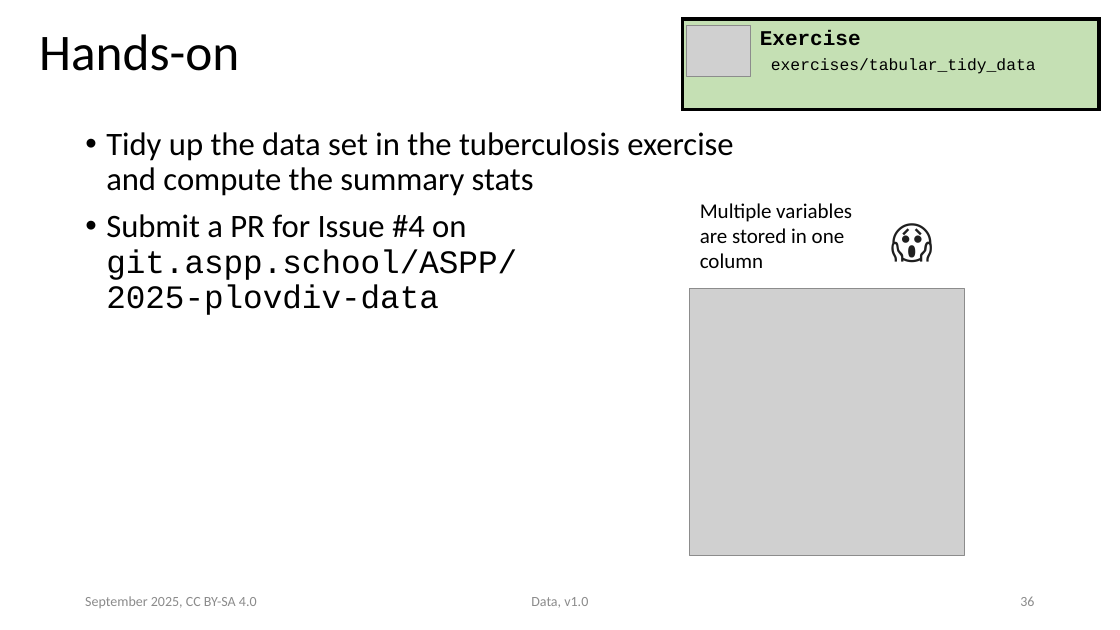
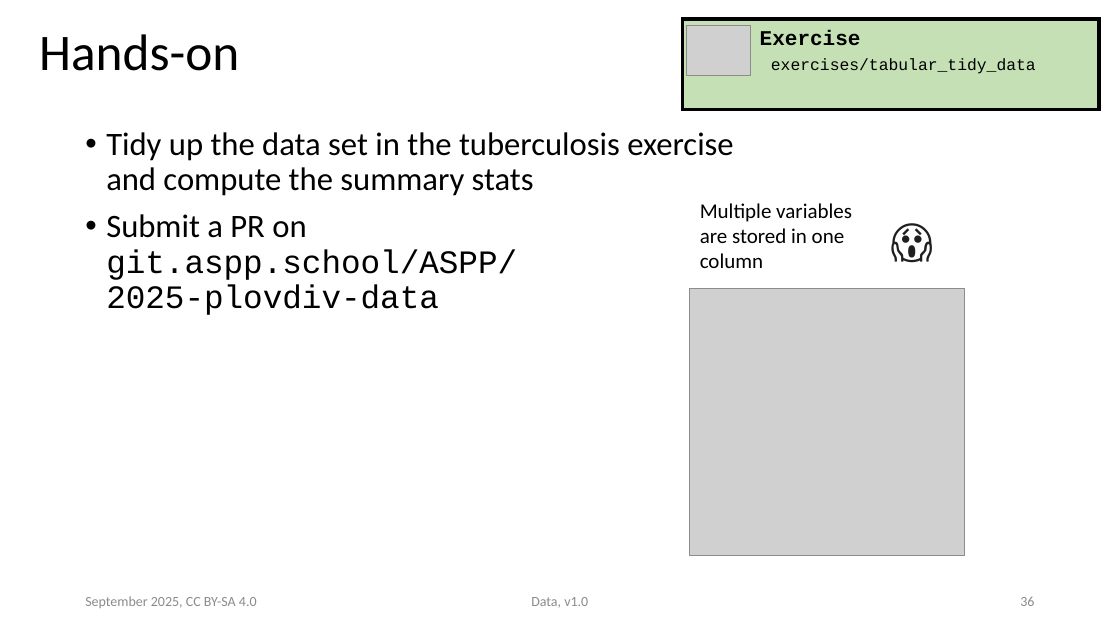
Before and after one commit to ASPP/data_class, a slide deck: slide 36 of tabular_data.pptx. Drawn at 1120x630 pixels with LibreOffice and Linux fonts; fonts in the diff are those of the drawing; grey boxes stand for pictures. Boxes give left, top, right and bottom in pixels: in the first picture for what was removed or moved away, otherwise in the second. Text is boxed around its words. In the diff, an @@ line names an element or a change of style, - is before the commit and + after.

Commit message:
small change in exercise slides, removing reference to issue numbers, not really needed

```diff
--- a/tabular_data.pptx
+++ b/tabular_data.pptx
@@ text at [106,214,517,315]: text changed @@
-• Submit a PR for Issue #4 on
-  git.aspp.school/ASPP/
-  2025-plovdiv-data
+• Submit a PR on
+  git.aspp.school/ASPP/
+  2025-plovdiv-data
```
Also in this commit, not shown: 14 other slides changed, 3 other files.
